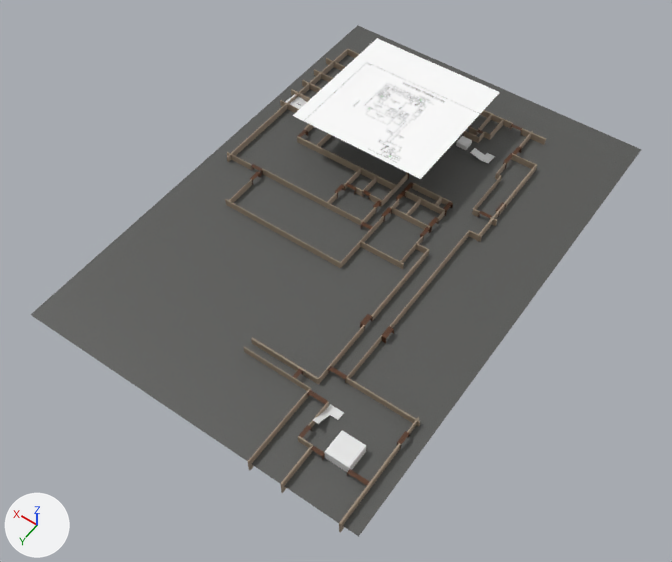
The glTF model assets/aligned_models/glb/ground.glb as it was, and as the next commit left it.
Camera for both pictures: a 50 mm camera at (-46.6, 78.9, 89.3) aimed at (-5.3, 21.0, -1.6). The axes (+X, +Y, +Z) are drawn at lower left. The lights are the same throughout. The picture after the commit comes second. Where no turn or scale is listed for an object, it has been applied to the vertices.

Names of what the first picture shows: 'Cube.017', 'GoodsLift', 'Plane', 'Walls', 'ground_aligned' and 4 more.
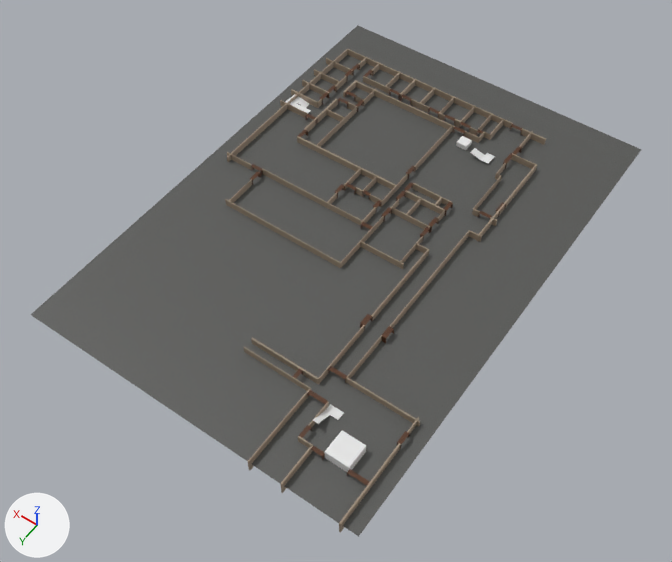
Edits to the scene script, one JSON object a line:
```json
{"op": "remove", "block": "ob_ground_aligned", "code": ["ob_ground_aligned = bpy.data.objects.new('ground_aligned', me_ground_aligned)", "ob_ground_aligned.location = (1.3, -2.0, 7.3)"]}
```

What differs and where, as boxes [x1, y1, x2, y2] in the pictures (672 x 562 px):
```json
{"object": "ground_aligned", "change": "deleted", "before": [293, 38, 500, 179]}
```
